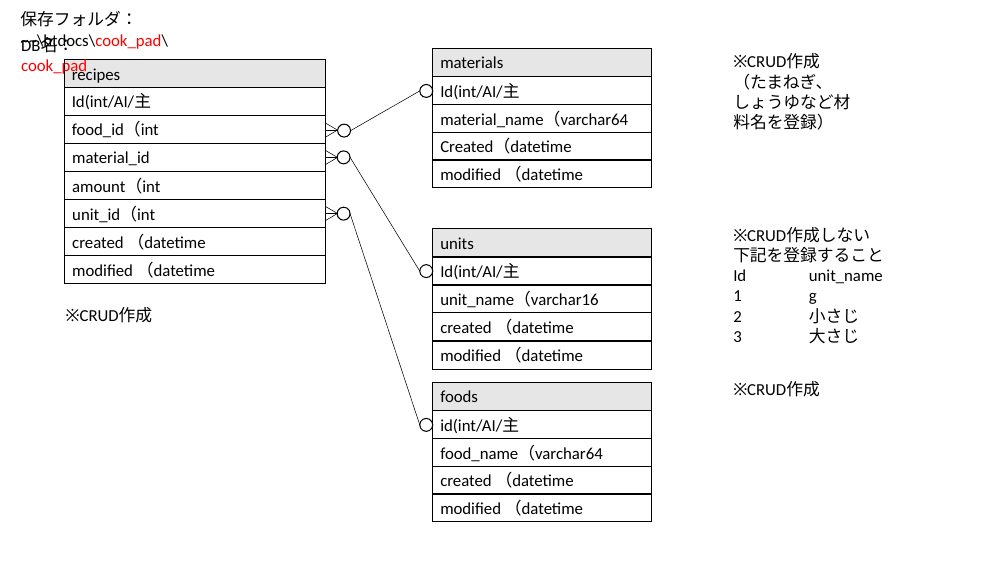
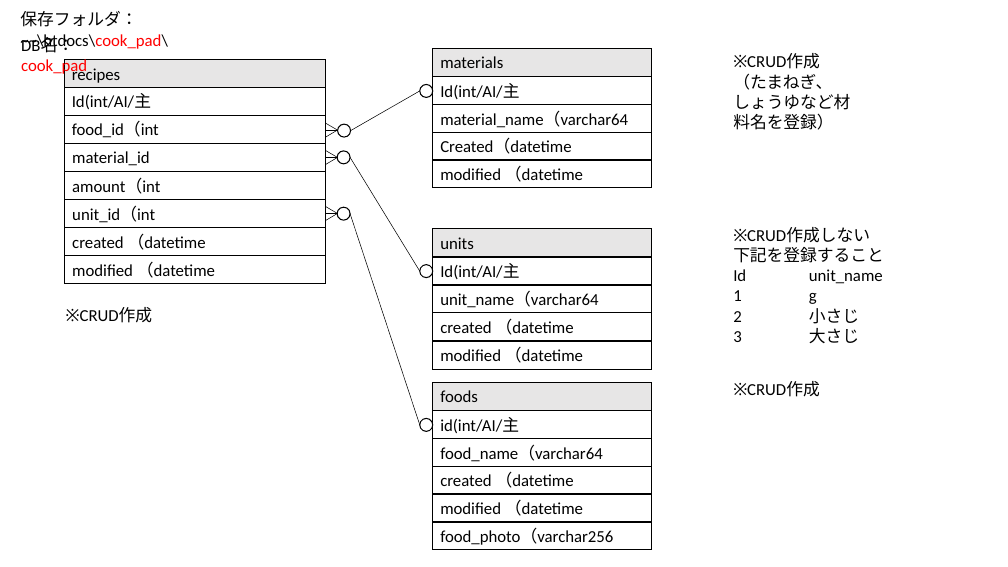
Before and after one commit to NemotoYoshiyuki/cook_pad, a slide deck: slide 2 of 偽パッド設計書.pptx. Drawn at 1008x567 pixels with LibreOffice and Linux fonts; fonts in the diff are those of the drawing. Boxes give left, top, right and bottom in pixels: in the first picture for what was removed or moved away, otherwise in the second. Text is boxed around its words. In the diff, an @@ line names an element or a change of style, - is before the commit and + after.

Commit message:
設計書変更

```diff
--- a/偽パッド設計書.pptx
+++ b/偽パッド設計書.pptx
@@ text in rectangle at (x1=440, y1=292, x2=598, y2=308): text changed @@
-unit_name（varchar16
+unit_name（varchar64
@@ rectangle added at (x1=433, y1=523, x2=653, y2=551), outline #000000 0.75 pt, 16 pt, text #000000 @@
+food_photo（varchar256
```
